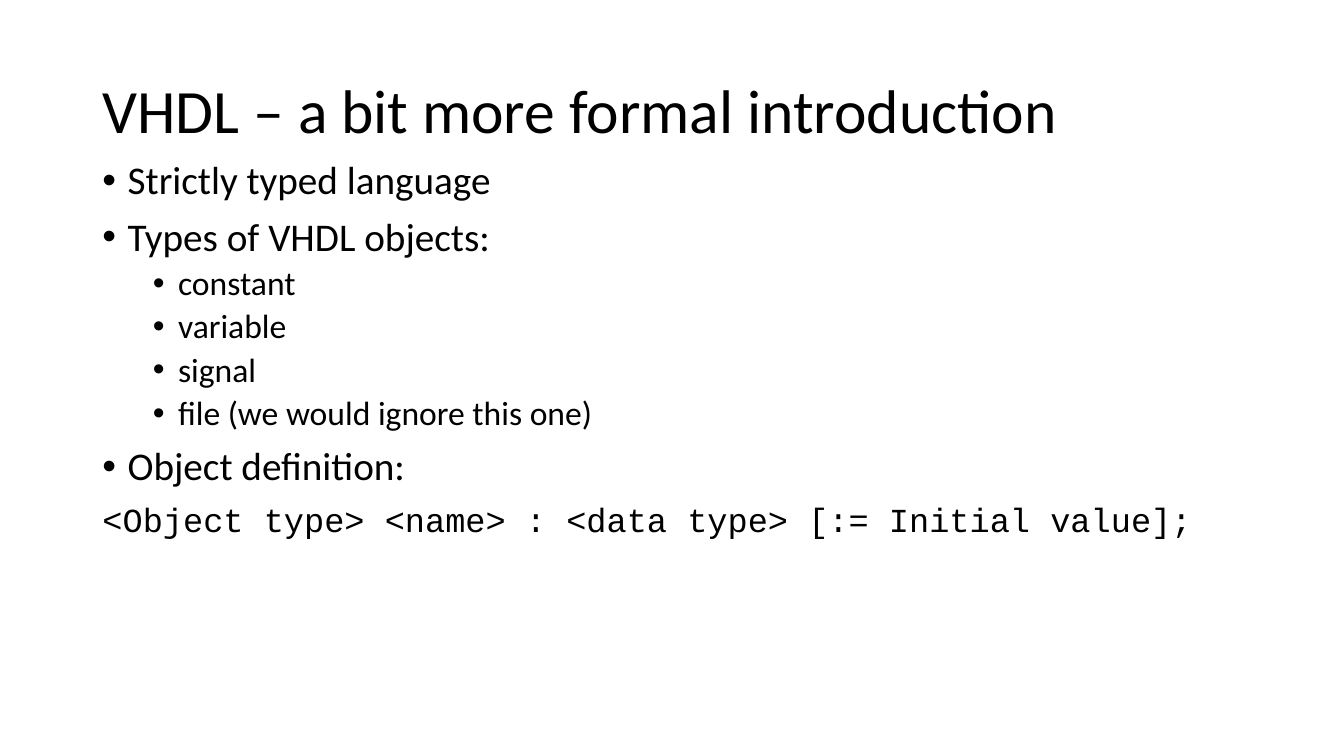
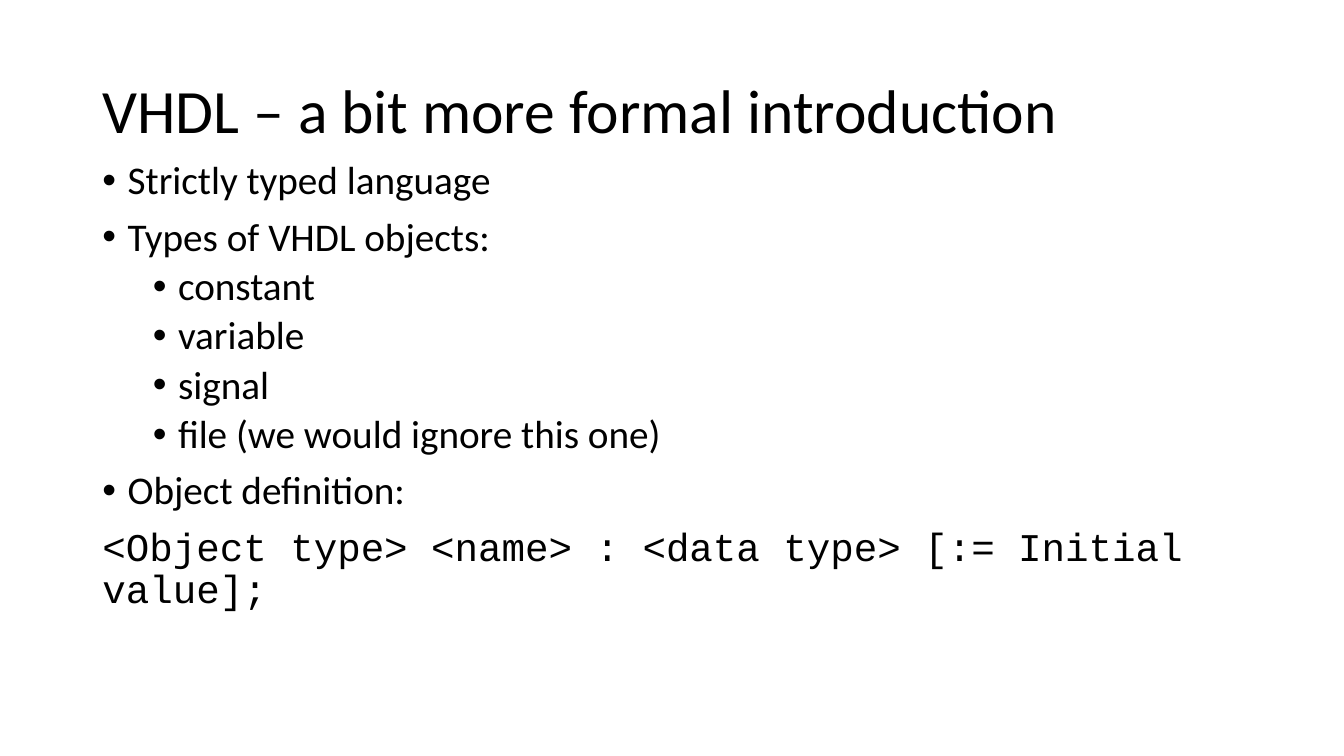
Before and after one commit to quarck/vhdl_intro, a slide deck: slide 2 of part2.pptx. Drawn at 1344x756 pixels with LibreOffice and Linux fonts; fonts in the diff are those of the drawing. Boxes give left, top, right and bottom in pixels: in the first picture for what was removed or moved away, otherwise in the second. Text is boxed around its words. In the diff, an @@ line names an element or a change of style, - is before the commit and + after.

```diff
--- a/part2.pptx
+++ b/part2.pptx
@@ text at (x1=102, y1=275, x2=1182, y2=611): size 24 to 28 pt in "constant", "variable", "signal", "file (we would ignore this one)" and 1 more places @@
```
Also in this commit, not shown: 1 other slide changed, 1 slide added.
